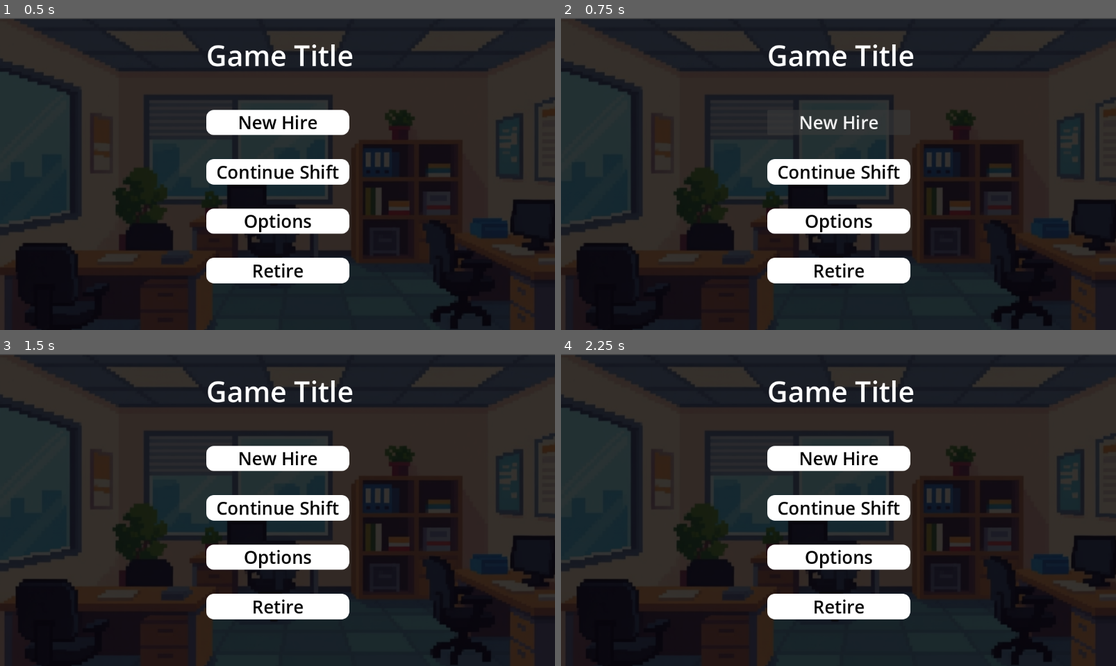
Above: before the commit, frames 1-4 (two rows, left to right).
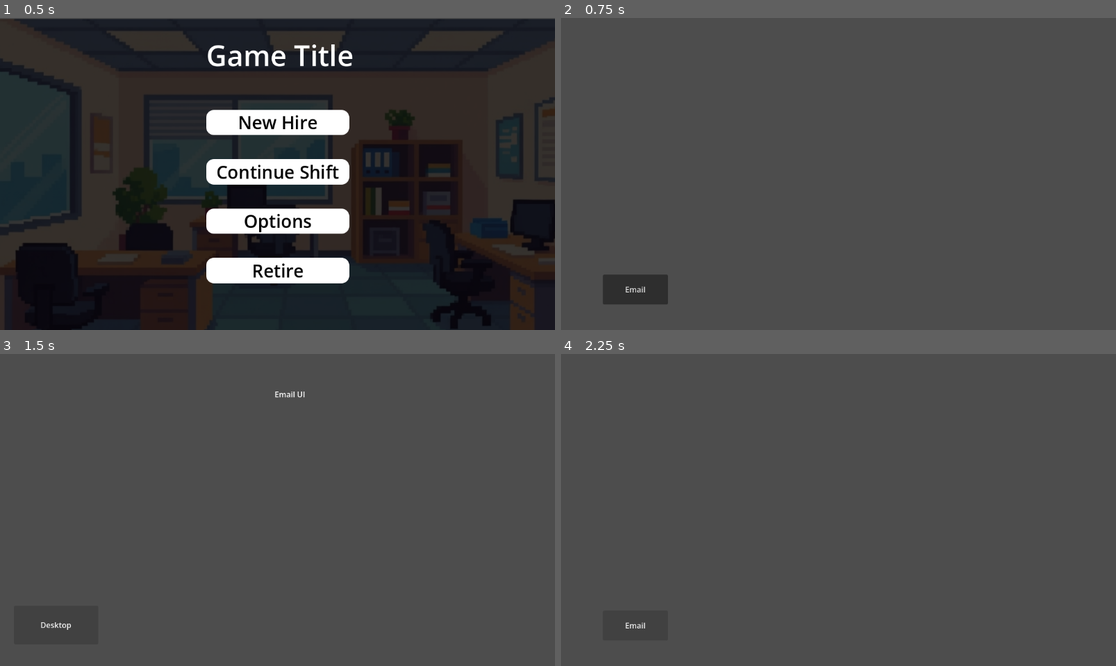
Above: after the commit, the same moments.

Repository: Sonarc-sys/Capstone-Project
Game: Godot game, scene res://Scenes/UI/mainMenu/main_menu.tscn
Same seed, same stepped clock (60 frames per second), same inputs: the game is played once before the commit and once after it.
Inputs (mouse positions are in pixels of both pictures, inside the frame that each line leads up to):
- Up to frame 1 (0.5 s): no input
- Up to frame 2 (0.75 s): click "New Hire" at 0.5 s
- Up to frame 3 (1.5 s): click (72, 625) at 1.25 s, where only the run after the commit has a clickable "Email"
- Up to frame 4 (2.25 s): click (616, 625) at 2 s, where only the run after the commit has a clickable "Desktop"

Frame 1 is identical in both runs. In frame 2, 100% of the frame differs, in the area x 0-100%, y 0-100%; in frame 3, 100%; in frame 4, 100%.

Commit message:
Created UI starters and linked pages

Diff:
--- /dev/null
+++ b/security-awareness-gamification-project/Scenes/UI/desktop/desktopUI.tscn
@@ -0,0 +1,22 @@
+[gd_scene format=3 uid="uid://b6hcoydjk3csb"]
+
+[ext_resource type="Script" uid="uid://bjgerjucbbjmj" path="res://Scenes/UI/desktop/desktop_ui.gd" id="1_ku2ud"]
+
+[node name="DesktopUi" type="Control" unique_id=1870337724]
+layout_mode = 3
+anchors_preset = 15
+anchor_right = 1.0
+anchor_bottom = 1.0
+grow_horizontal = 2
+grow_vertical = 2
+script = ExtResource("1_ku2ud")
+
+[node name="Button" type="Button" parent="." unique_id=765039288]
+layout_mode = 0
+offset_left = 87.0
+offset_top = 533.0
+offset_right = 222.0
+offset_bottom = 595.0
+text = "Email"
+
+[connection signal="pressed" from="Button" to="." method="_on_button_pressed"]
--- /dev/null
+++ b/security-awareness-gamification-project/Scenes/UI/desktop/desktop_ui.gd
@@ -0,0 +1,16 @@
+extends Control
+
+
+# Called when the node enters the scene tree for the first time.
+func _ready() -> void:
+	pass # Replace with function body.
+
+
+# Called every frame. 'delta' is the elapsed time since the previous frame.
+func _process(delta: float) -> void:
+	pass
+
+
+func _on_button_pressed() -> void:
+	pass
+	get_tree().change_scene_to_file("res://Scenes/UI/emailInbox/emailInbox.tscn")
--- /dev/null
+++ b/security-awareness-gamification-project/Scenes/UI/emailInbox/emailInbox.tscn
@@ -0,0 +1,32 @@
+[gd_scene format=3 uid="uid://cl68dkhtlcn18"]
+
+[ext_resource type="Script" uid="uid://b446kb0qhe2rv" path="res://Scenes/UI/emailInbox/email_inbox.gd" id="1_cnlwl"]
+
+[node name="EmailInbox" type="Control" unique_id=1911086350]
+layout_mode = 3
+anchors_preset = 15
+anchor_right = 1.0
+anchor_bottom = 1.0
+grow_horizontal = 2
+grow_vertical = 2
+script = ExtResource("1_cnlwl")
+
+[node name="Label" type="Label" parent="." unique_id=554401166]
+layout_mode = 0
+offset_left = 426.0
+offset_top = 72.0
+offset_right = 779.0
+offset_bottom = 205.0
+text = "Email UI"
+horizontal_alignment = 1
+
+[node name="Button" type="Button" parent="." unique_id=259439582]
+layout_mode = 0
+offset_left = 29.0
+offset_top = 523.0
+offset_right = 204.0
+offset_bottom = 603.0
+text = "Desktop
+"
+
+[connection signal="pressed" from="Button" to="." method="_on_button_pressed"]
--- a/security-awareness-gamification-project/Scenes/UI/desktop/DesktopUI.gd
+++ b/security-awareness-gamification-project/Scenes/UI/emailInbox/email_inbox.gd
@@ -1,4 +1,4 @@
-extends Node
+extends Control
 
 
 # Called when the node enters the scene tree for the first time.
@@ -9,3 +9,8 @@
 # Called every frame. 'delta' is the elapsed time since the previous frame.
 func _process(delta: float) -> void:
 	pass
+
+
+func _on_button_pressed() -> void:
+	pass
+	get_tree().change_scene_to_file("res://Scenes/UI/desktop/desktopUI.tscn")
--- a/security-awareness-gamification-project/Scenes/UI/mainMenu/main_menu.gd
+++ b/security-awareness-gamification-project/Scenes/UI/mainMenu/main_menu.gd
@@ -14,7 +14,7 @@
 # New Game Button
 func _new_game_pressed() -> void:
 	print("Start Pressed")
-	# get_tree().change_scene_to_file() #link to load a cutscene for new game
+	get_tree().change_scene_to_file("res://Scenes/UI/desktop/desktopUI.tscn") #link to load a cutscene for new game
 
 # Continue Game Button
 func _on_continue_pressed() -> void:
Not shown, removed: security-awareness-gamification-project/Scenes/UI/desktop/DesktopUI.gd.uid
Not shown, added: security-awareness-gamification-project/Scenes/UI/desktop/desktop_ui.gd.uid
Not shown, added: security-awareness-gamification-project/Scenes/UI/emailInbox/email_inbox.gd.uid
